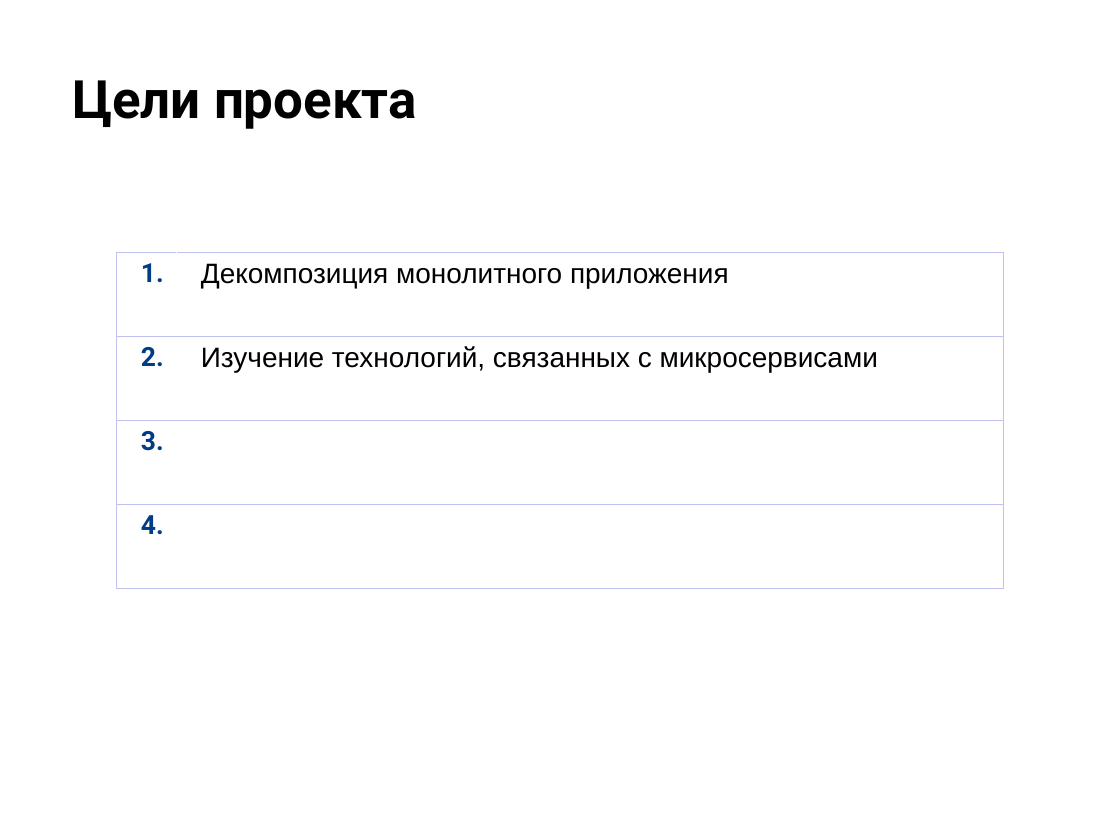
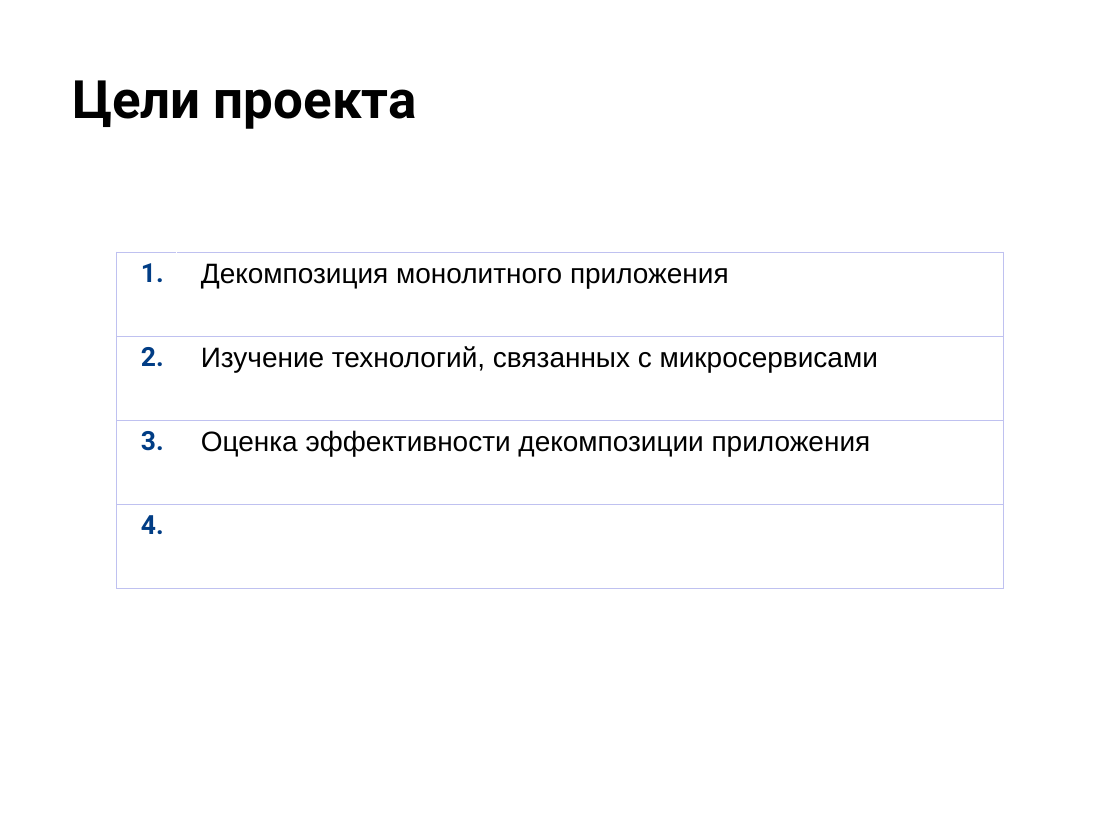
Before and after one commit to MichaelNS/otus_micro_arch, a slide deck: slide 5 of project/Защита проекта_синяя.pptx. Drawn at 1120x840 pixels with LibreOffice and Linux fonts; fonts in the diff are those of the drawing; background and template pictures are left out. Boxes give left, top, right and bottom in pixels: in the first picture for what was removed or moved away, otherwise in the second. Text is boxed around its words. In the diff, an @@ line names an element or a change of style, - is before the commit and + after.

```diff
--- a/project/Защита проекта_синяя.pptx
+++ b/project/Защита проекта_синяя.pptx
@@ table at <box>116,252,1004,588</box> @@
-row 3, column 2: 
+row 3, column 2: Оценка эффективности декомпозиции приложения
```
Also in this commit, not shown: 5 other slides changed, 6 slides added, 8 slides removed, 17 other files.
